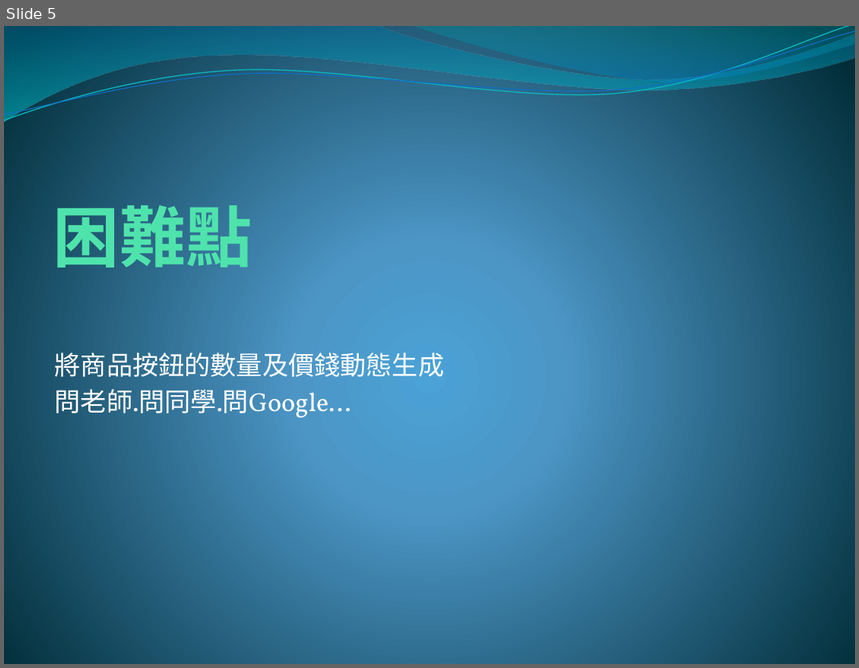
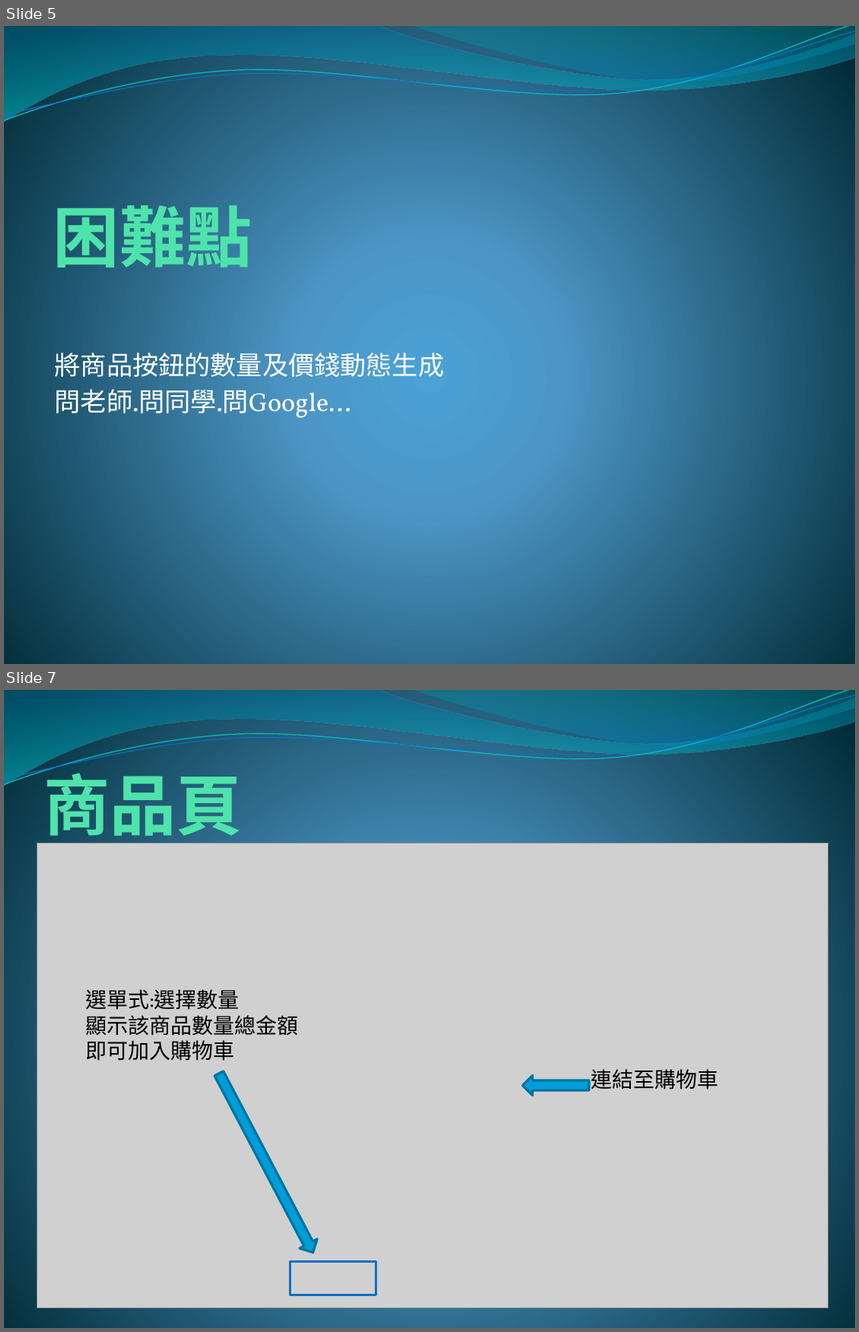
Before and after one commit to Youngdi/shopcar, a slide deck: 海鮮訂購網站.pptx. Shown one above the other, each under a label of ours: slide 5 before the commit, slides 5 and 7 after it; the slides between them are not shown. The pictures are 859x668 and 859x1332 pixels, drawn with LibreOffice and Linux fonts; fonts in the diff are those of the drawing; grey boxes stand for pictures. Boxes give left, top, right and bottom in pixels: in the first picture for what was removed or moved away, otherwise in the second. Text is boxed around its words. In the diff, an @@ line names an element or a change of style, - is before the commit and + after.

```diff
--- a/海鮮訂購網站.pptx
+++ b/海鮮訂購網站.pptx
@@ slide 7 added at (4,690,855,1328), background gradient #4AA0D6 to #4C98C7 to #002C38; not listed: 4 template elements that a slide beside it also shows @@
@@ title added at (44,762,243,846), 56 pt, text #50E3AC, bold @@
+商品頁
@@ picture added at (37,844,829,1309) @@
@@ text added at (85,989,298,1061), 18 pt, text #000000 @@
+選單式:選擇數量
+顯示該商品數量總金額
+即可加入購物車
@@ down arrow added at (210,1069,322,1258), fill #009DD9, outline #0074A1 2 pt @@
@@ down arrow added at (523,1076,589,1096), fill #009DD9, outline #0074A1 2 pt @@
@@ text added at (591,1069,718,1090), 18 pt, text #000000 @@
+連結至購物車
@@ rectangle added at (290,1262,377,1295), outline #0F6FC6 2 pt @@
```
Also in this commit, not shown: 3 other slides added, 6 other files.
